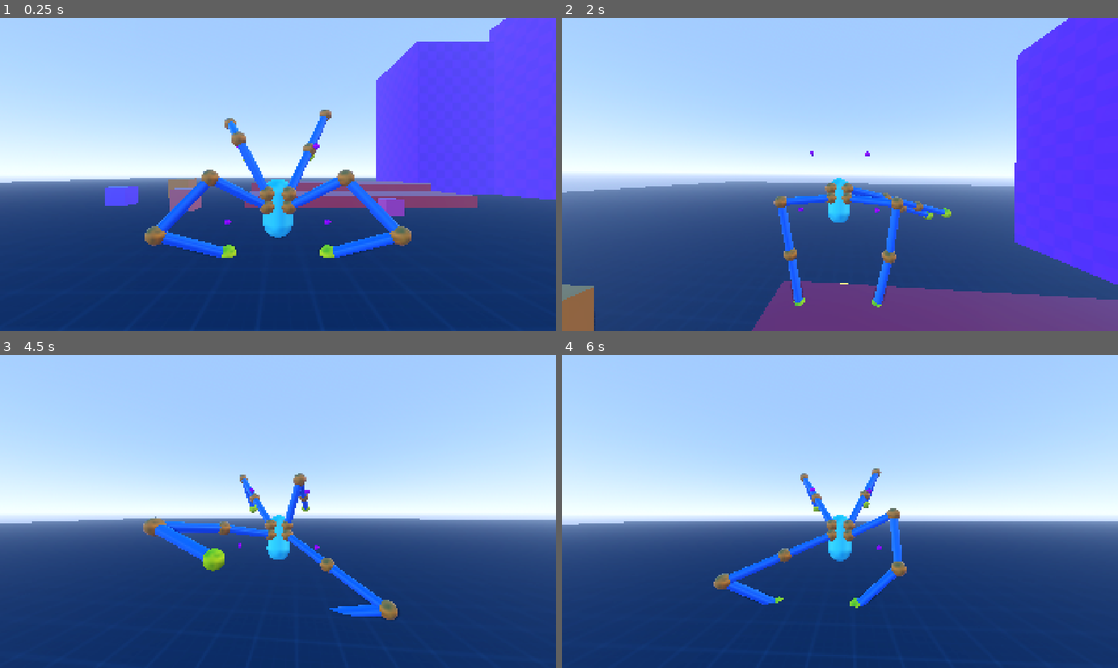
Above: before the commit, frames 1-4 (two rows, left to right).
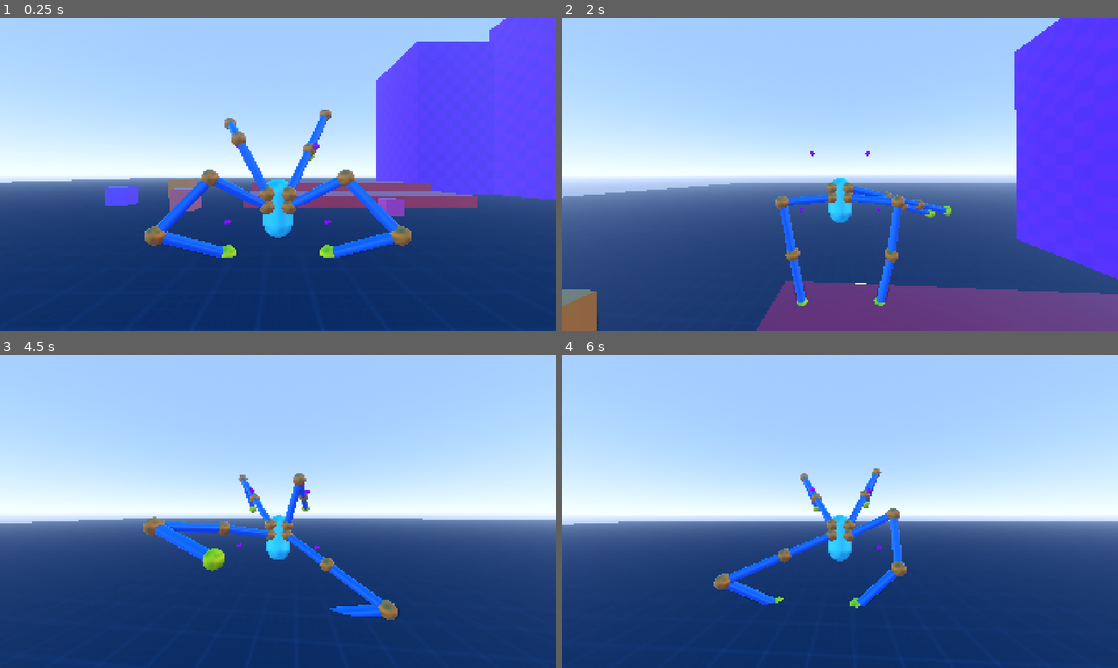
Above: after the commit, the same moments.

Repository: lliamsymonds04/doc-oc
Game: Godot game, scene res://main.tscn
Two runs of this game, one before a commit and one after it. Both use one fixed random seed, a clock stepped at 60 frames per second and the inputs below.
Inputs (mouse positions are in pixels of both pictures, inside the frame that each line leads up to):
- Up to frame 1 (0.25 s): no input
- Up to frame 2 (2 s): move the mouse to (867, 174) at 0.52 s; hold W (forward) from 0.53 s (still down); tap Space (jump) at 0.77, 1.52 s; move the mouse to (812, 174) at 1.27 s
- Up to frame 3 (4.5 s): keep holding W (forward); move the mouse to (289, 505) at 2.02 s; move the mouse to (272, 517) at 2.77 s; tap Space (jump) at 3.02, 3.77 s; move the mouse to (316, 514) at 3.52 s; move the mouse to (233, 508) at 4.27 s
- Up to frame 4 (6 s): tap Space (jump) at 4.52 s; move the mouse to (845, 511) at 5.02 s; move the mouse to (817, 505) at 5.77 s; release W (forward) at 5.78 s; hold D (right) from 5.78 s (still down)

The runs differ from the first frame. In frame 1, less than 0.1% of the frame differs, in the area x 12-78%, y 51-74%; in frame 2, 3.4%, in the area x 0-100%, y 0-100%; in frame 3, less than 0.1%; in frame 4, less than 0.1%.

Commit message:
feat: hard and light landing

Diff:
--- a/systems/player/states/air_state.gd
+++ b/systems/player/states/air_state.gd
@@ -9,17 +9,19 @@
 const TILT_FORWARD_LIMIT: float = deg_to_rad(30.0)
 const TILT_BACKWARD_LIMIT: float = deg_to_rad(30.0)
 const TILT_SIDEWAYS_LIMIT: float = deg_to_rad(20.0)
-const LANDING_TRAUMA: float = 0.8
+const LANDING_TRAUMA: float = 0.6
+const HARD_LANDING_SPEED: float = -15.0
+const HARD_LANDING_TRAUMA_MULTIPLIER: float = 1.5
 
 var _audio_player: AudioStreamPlayer3D
-var land_sound := preload("res://assets/audio/light_landing.ogg")
+var light_landing_sound := preload("res://assets/audio/light_landing.ogg")
+var hard_landing_sound := preload("res://assets/audio/hard_landing.ogg")
 
 func _init(p: PlayerController) -> void:
 	super._init(p)
 
 	# create sound player
 	_audio_player = AudioStreamPlayer3D.new()
-	_audio_player.stream = land_sound
 	_audio_player.top_level = true
 	p.add_child(_audio_player)
 
@@ -136,5 +138,13 @@
 func _transition_to_grounded() -> void:
 	var p := player
 	p.set_state(p.StateID.GROUNDED)
-	p.camera_controller.add_trauma(LANDING_TRAUMA)
+
+	var trauma := LANDING_TRAUMA
+	if p.velocity.y <= HARD_LANDING_SPEED:
+		_audio_player.stream = hard_landing_sound
+		trauma *= HARD_LANDING_TRAUMA_MULTIPLIER
+	else:
+		_audio_player.stream = light_landing_sound
 	AudioUtil.play_with_pitch(_audio_player)
+
+	p.camera_controller.add_trauma(trauma)
Not shown, added: assets/audio/hard_landing.ogg.import
Not shown, added: assets/audio/hard_landing.ogg
